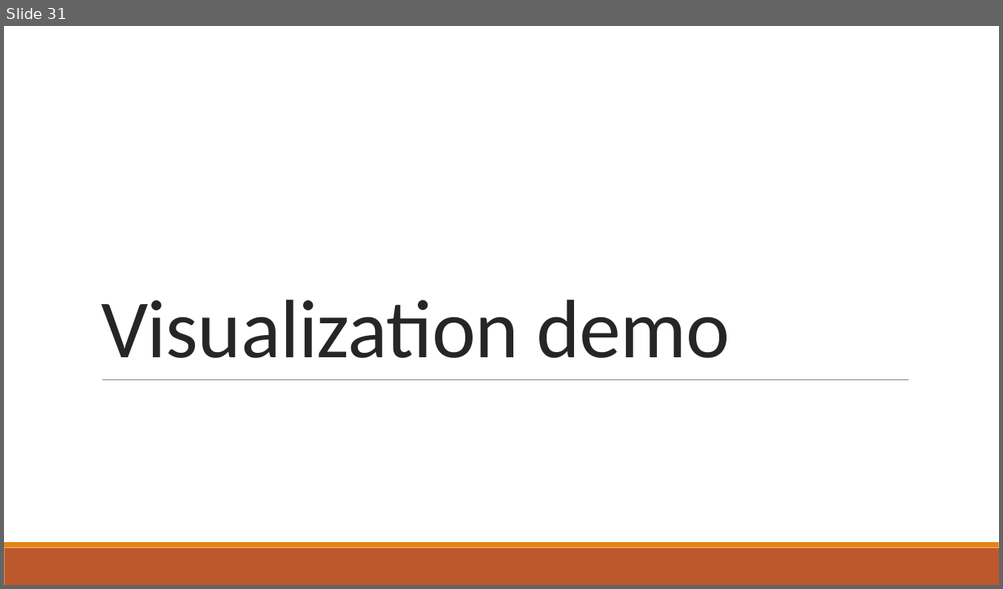
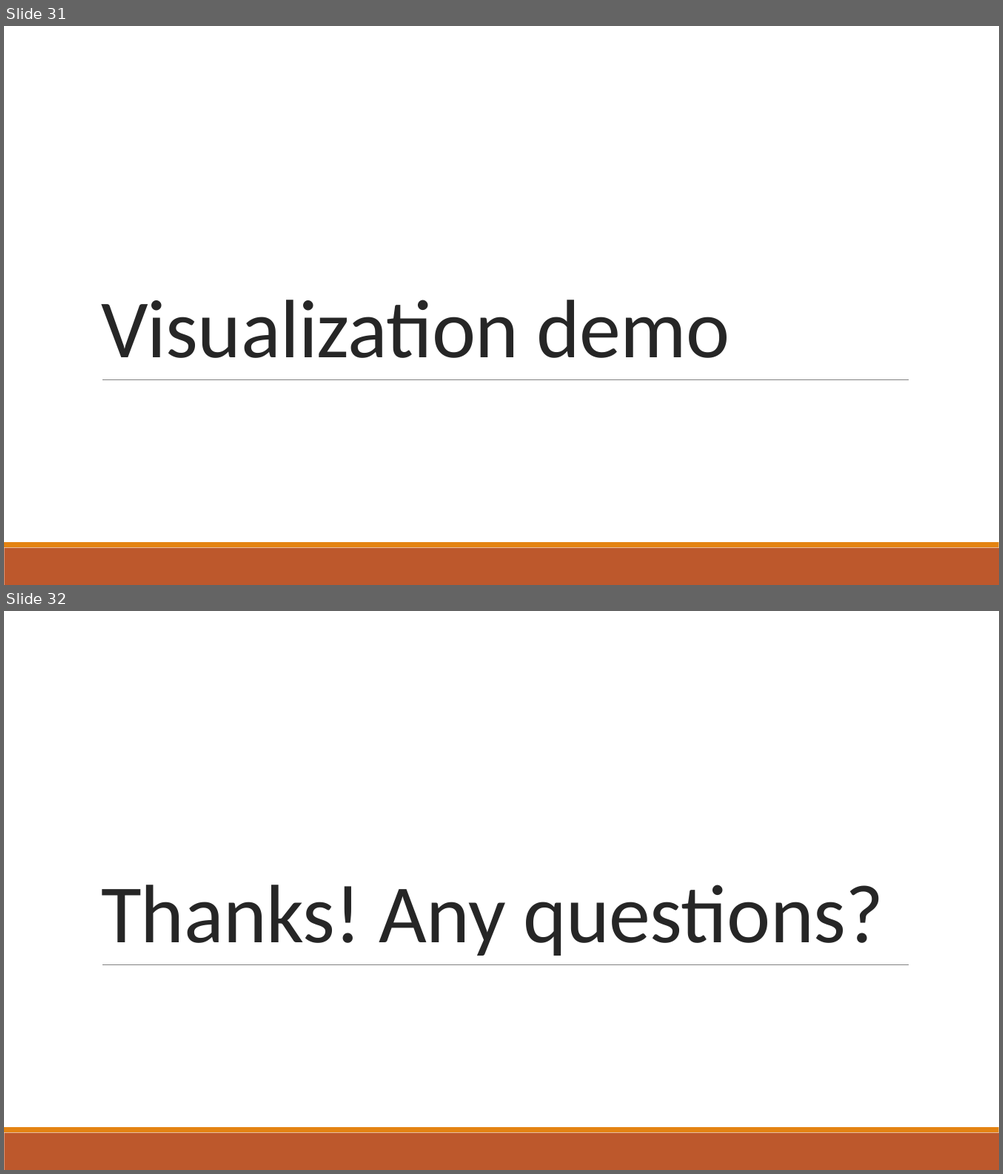
Before and after one commit to ofrendo/kronos, a slide deck: doc/Presentation.pptx. Shown one above the other, each under a label of ours: slide 31 before the commit, slides 31 and 32 after it. The pictures are 1003x589 and 1003x1174 pixels, drawn with LibreOffice and Linux fonts; fonts in the diff are those of the drawing. Boxes give left, top, right and bottom in pixels: in the first picture for what was removed or moved away, otherwise in the second. Text is boxed around its words. In the diff, an @@ line names an element or a change of style, - is before the commit and + after.

Commit message:
Finished Presentation

```diff
--- a/doc/Presentation.pptx
+++ b/doc/Presentation.pptx
@@ slide 32 added at [4, 611, 999, 1170], background #FFFFFF; not listed: 3 template elements that a slide beside it also shows @@
@@ title added at [101, 885, 883, 956], 80 pt, text #262626 @@
+Thanks! Any questions?
```
Also in this commit, not shown: 2 other files.
